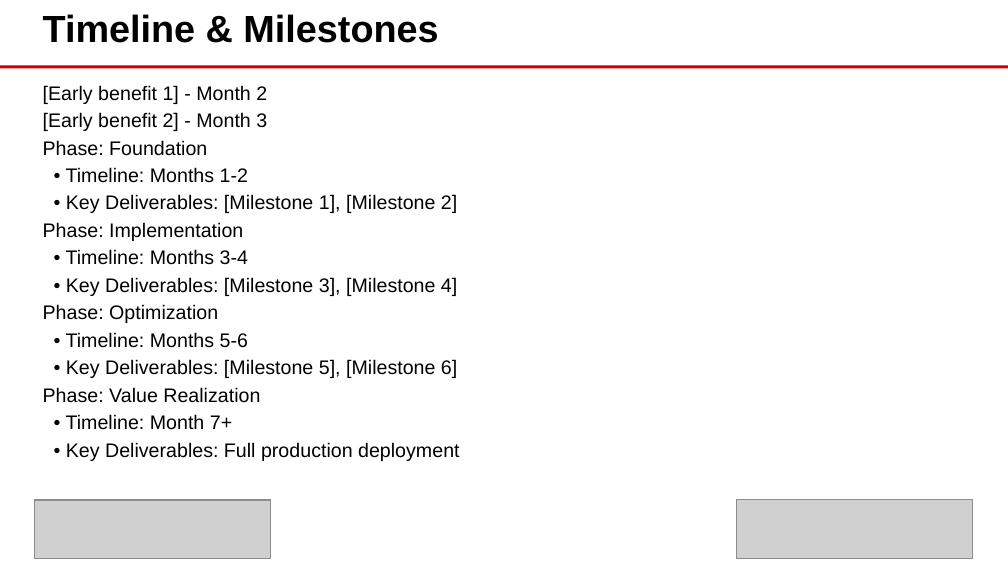
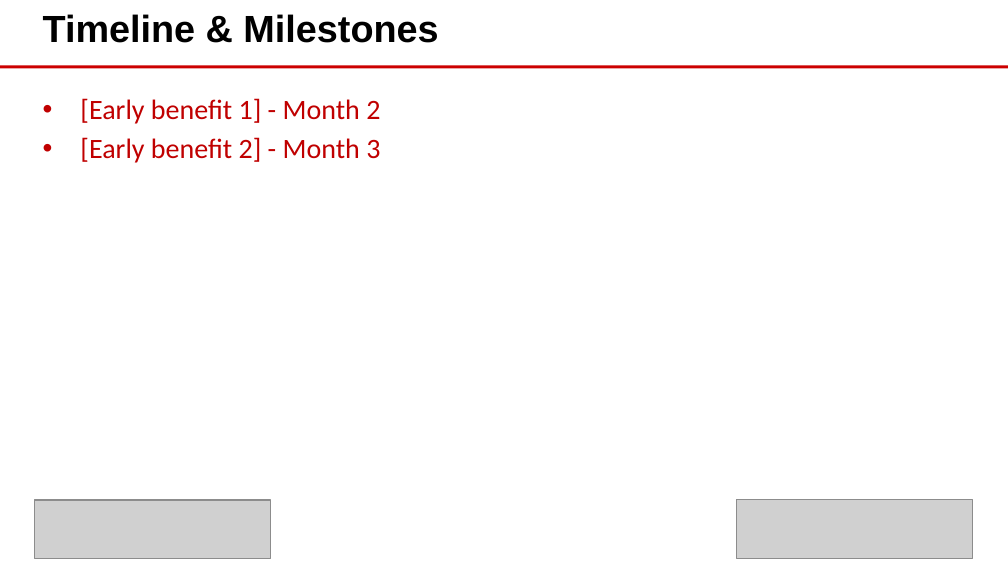
Before and after one commit to eoframework/solutions, a slide deck: slide 6 of solution-template/sample-provider/sample-category/sample-solution/presales/solution-briefing.pptx. Drawn at 1008x567 pixels with LibreOffice and Linux fonts; fonts in the diff are those of the drawing; grey boxes stand for pictures; background and template pictures are left out. Boxes give left, top, right and bottom in pixels: in the first picture for what was removed or moved away, otherwise in the second. Text is boxed around its words. In the diff, an @@ line names an element or a change of style, - is before the commit and + after.

Commit message:
Add hierarchical bullet support for PowerPoint presentations
Updates:
- Implement multi-level bullet indentation parsing in markdown (2 spaces = 1 level)
- Preserve line indentation during markdown parsing for accurate level detection
- Fix placeholder index mapping for EO Single Column layout (idx=14)
- Remove explicit color overrides to inherit template formatting
- Update solution briefing to use hierarchical structure (Opportunity/Success Criteria)
- Store bullets as (text, level) tuples for proper PowerPoint paragraph level assignment
- Regenerate presentations with updated formatting and structure

```diff
--- a/solution-template/sample-provider/sample-category/sample-solution/presales/solution-briefing.pptx
+++ b/solution-template/sample-provider/sample-category/sample-solution/presales/solution-briefing.pptx
@@ text "[Early benefit 1] - Month ...": place and size @@
-text "[Early benefit 1] - Month ..." at box(43, 85, 459, 461)
+text "[Early benefit 1] - Month ..." at box(80, 98, 380, 163)
@@ text "[Early benefit 1] - Month ..." at box(80, 98, 380, 163): size 14 to 20 pt, font Arial to Calibri, text colour #000000 to #C00000; bullet none to •; more space between paragraphs @@
@@ text at box(43, 140, 459, 461): paragraphs removed @@
-Phase: Foundation
-• Timeline: Months 1-2
-• Key Deliverables: [Milestone 1], [Milestone 2]
-Phase: Implementation
-• Timeline: Months 3-4
-• Key Deliverables: [Milestone 3], [Milestone 4]
-Phase: Optimization
-• Timeline: Months 5-6
-• Key Deliverables: [Milestone 5], [Milestone 6]
-Phase: Value Realization
-• Timeline: Month 7+
-• Key Deliverables: Full production deployment
```
Also in this commit, not shown: 4 other slides changed, 5 slides added, 2 slides removed, 4 other files.
